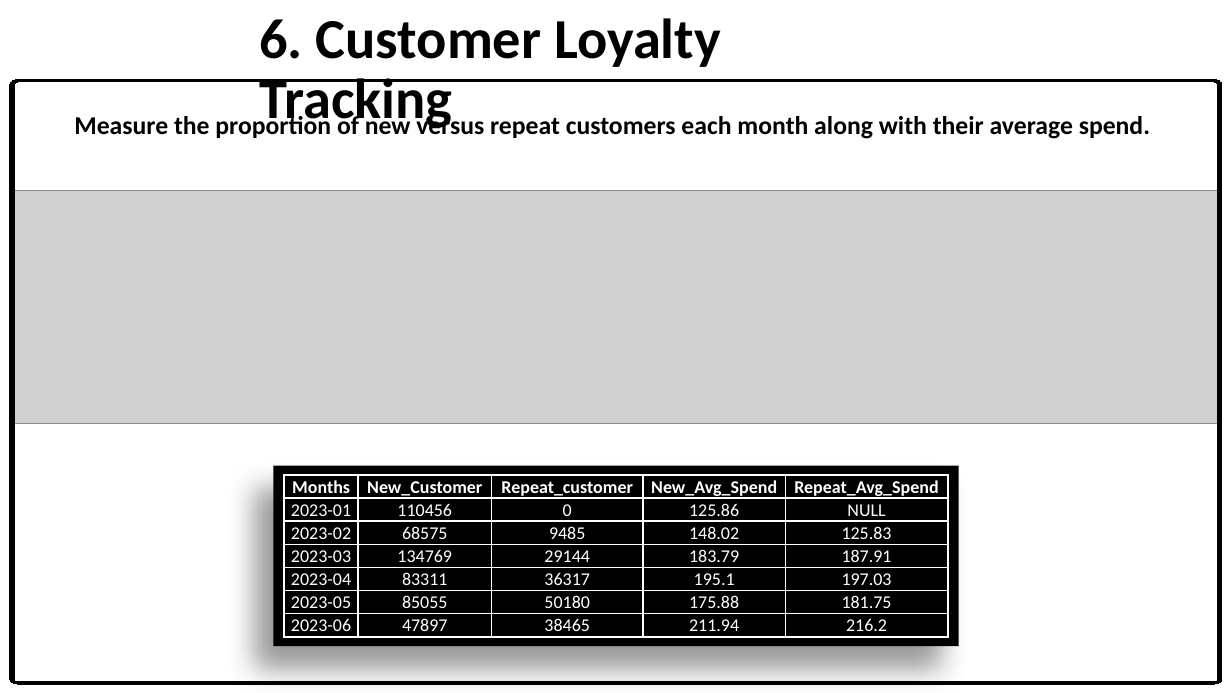
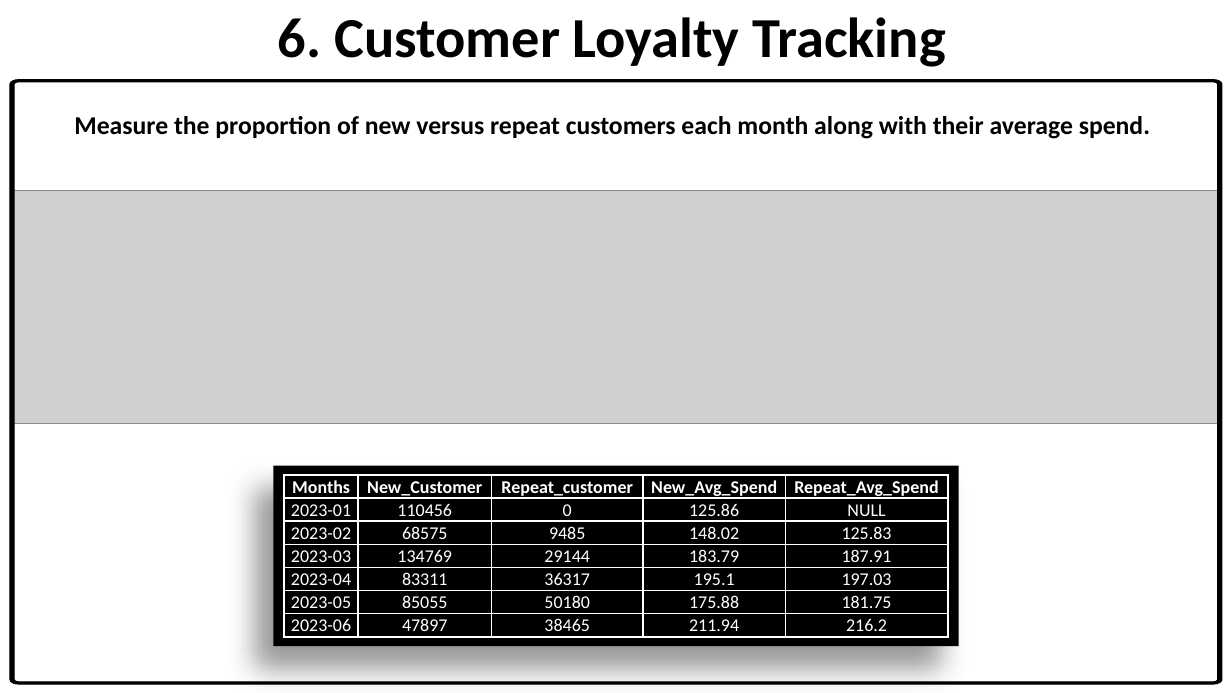
Before and after one commit to parvej1-7alam/WsCube-DAMP-ML-Capstone, a slide deck: slide 16 of Presentation/Capstone_PPT.pptx. Drawn at 1232x693 pixels with LibreOffice and Linux fonts; fonts in the diff are those of the drawing; grey boxes stand for pictures. Boxes give left, top, right and bottom in pixels: in the first picture for what was removed or moved away, otherwise in the second. Text is boxed around its words. In the diff, an @@ line names an element or a change of style, - is before the commit and + after.

```diff
--- a/Presentation/Capstone_PPT.pptx
+++ b/Presentation/Capstone_PPT.pptx
@@ text "6. Customer Loyalty Tracking" rewrapped from (259,18,721,132) to (278,17,945,67) @@
```
Also in this commit, not shown: 34 other slides changed.
